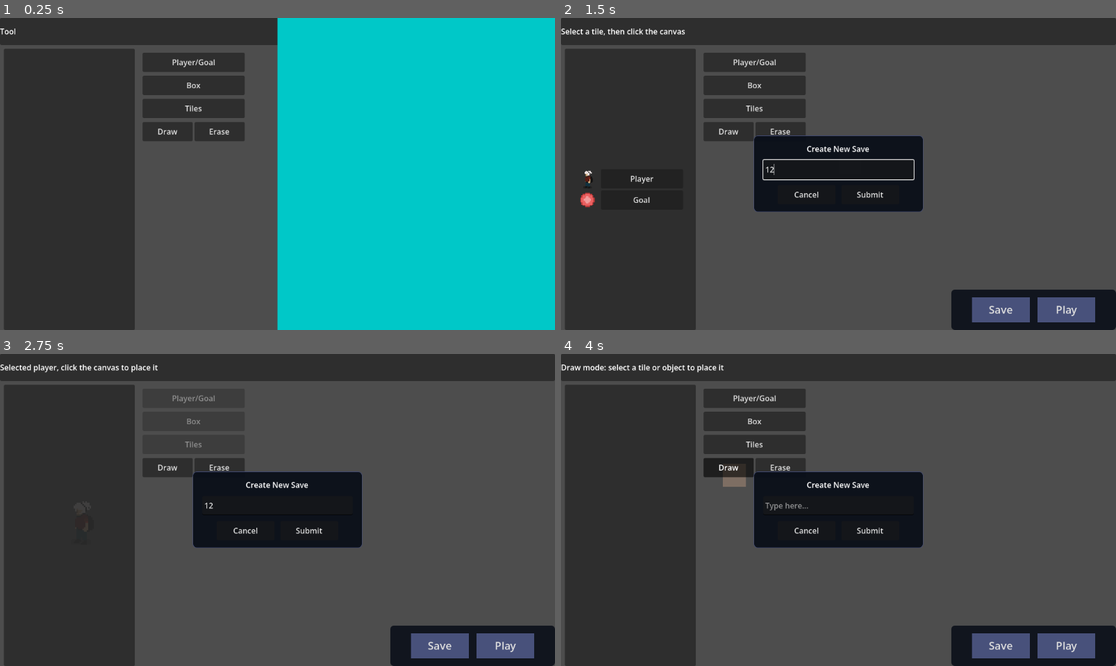
Above: before the commit, frames 1-4 (two rows, left to right).
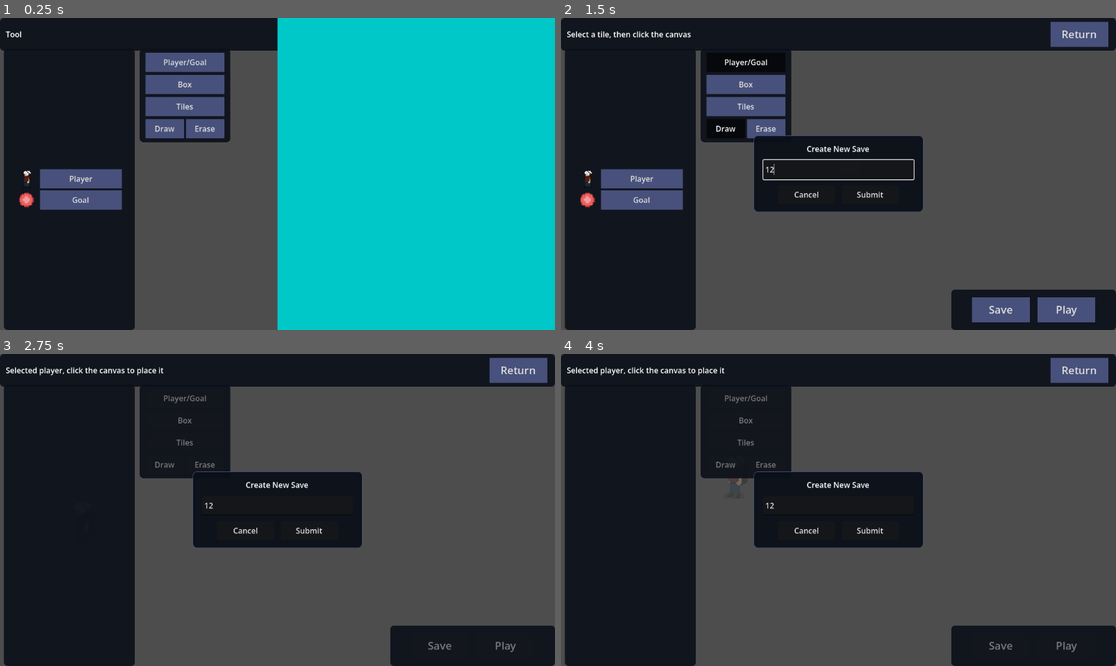
Above: after the commit, the same moments.

Repository: Death052/Kurogames_BoxTest
Game: Godot game, scene res://Scenes/Level Editor/level_editor.tscn
Same seed, same stepped clock (60 frames per second), same inputs: the game is played once before the commit and once after it. The project has no main scene, so this scene is started directly.
Inputs (mouse positions are in pixels of both pictures, inside the frame that each line leads up to):
- Up to frame 1 (0.25 s): no input
- Up to frame 2 (1.5 s): click "Save" at 0.5 s; click (838, 170) at 1.27 s; type "12" at 1.35 s
- Up to frame 3 (2.75 s): click "Player" at 2 s
- Up to frame 4 (4 s): click "Save" (after the commit: "Return") at 2.75 s; click (727, 466) at 3.5 s, where only the run before the commit has a clickable "Draw"

The runs differ from the first frame. In frame 1, 31% of the frame differs, in the area x 0-51%, y 0-100%; in frame 2, 36%; in frame 3, 38%; in frame 4, 38%, in the area x 0-100%, y 0-100%.

Commit message:
Added disabling and re-enabling of buttons
Will now forcefully disable buttons when adding objects into the scene

Diff:
--- a/kurogames-box-test/Scenes/Level Editor/box_goal_placing.gd
+++ b/kurogames-box-test/Scenes/Level Editor/box_goal_placing.gd
@@ -29,6 +29,9 @@
 func _place_box_location(colour : String) -> void:
 	# disable all buttons and interfaces
 	main_editor.disable_buttons_and_interfaces()
+	# make sure player can't press other buttons
+	main_editor.disable_all_buttons()
+
 	main_editor.selected_others = ""
 	# set tilepreview to the box sprite
 	if colour == "red":
@@ -117,6 +120,8 @@
 	# after placing the goal, resume normal operations
 	# reactivate all buttons
 	main_editor.enable_buttons_and_interfaces()
+	# make sure player can press other buttons
+	main_editor.enable_all_buttons()
 
 	main_editor.box_btn.button_pressed = true
 	main_editor.show_box_editor()
--- a/kurogames-box-test/Scenes/Level Editor/level_editor.gd
+++ b/kurogames-box-test/Scenes/Level Editor/level_editor.gd
@@ -110,6 +110,7 @@
 
 	# initially, default editor to the player menu
 	enable_buttons_and_interfaces()
+	draw_button.button_pressed = true
 	player_goal_btn.button_pressed = true
 	show_player_goal_editor()
 	saved_menu = currently_selected_btn
@@ -188,6 +189,20 @@
 
 	var tile_position: Vector2i = selected_layer.local_to_map(snapped_position)
 	selected_layer.set_cell(tile_position, selected_source_id, selected_atlas_coords)
+
+
+func disable_all_buttons():
+	erase_button.disabled = true
+	draw_button.disabled = true
+	save_button.disabled = true
+	play_button.disabled = true
+
+func enable_all_buttons():
+	erase_button.disabled = false
+	draw_button.disabled = false
+	save_button.disabled = false
+	play_button.disabled = false
+
 
 func _erase_mode() -> void:
 	is_erasing = true
@@ -203,6 +218,7 @@
 	mode_label.text = "Erase mode: click a tile or object to remove it"
 	# deactivate the menu on the left
 	saved_menu = currently_selected_btn
+	currently_selected_btn = -1
 	disable_buttons_and_interfaces()
 
 func _draw_mode() -> void:
@@ -214,13 +230,14 @@
 	# show the menu and default it to the previously chosen draw menu
 	enable_buttons_and_interfaces()
 	# check what was the previous menu
+	print("currently_selected_btn = ", currently_selected_btn)
+	if saved_menu == 0:
+		show_player_goal_editor()
+	elif saved_menu == 1:
+		show_box_editor()
+	elif saved_menu == 2:
+		show_tile_editor()
 	currently_selected_btn = saved_menu
-	if currently_selected_btn == 0:
-		show_player_goal_editor()
-	elif currently_selected_btn == 1:
-		show_box_editor()
-	elif currently_selected_btn == 2:
-		show_tile_editor()
 
 func _erase_at() -> void:
 	var erase_position := tile_preview.global_position
@@ -248,7 +265,7 @@
 	if currently_selected_btn != 2:
 		tiles_scroll_container.visible = true
 		currently_selected_btn = 2
-		box_btn.button_pressed = true
+		tiles_btn.button_pressed = true
 		deselect_other_components(currently_selected_btn)
 
 func show_player_goal_editor() -> void:
@@ -262,7 +279,7 @@
 	if currently_selected_btn != 1:
 		box_editor_center_container.visible = true
 		currently_selected_btn = 1
-		tiles_btn.button_pressed = true
+		box_btn.button_pressed = true
 		deselect_other_components(currently_selected_btn)
 
 func deselect_other_components(current_button : int) -> void:
--- a/kurogames-box-test/Scenes/Level Editor/level_editor.tscn
+++ b/kurogames-box-test/Scenes/Level Editor/level_editor.tscn
@@ -4,10 +4,12 @@
 [ext_resource type="TileSet" uid="uid://cv6y6cg5mapl7" path="res://Sprites/Tilesets/Colliding.tres" id="2_colliding"]
 [ext_resource type="TileSet" uid="uid://b0765sao1ikyd" path="res://Sprites/Tilesets/NotColliding.tres" id="3_not_colliding"]
 [ext_resource type="Texture2D" uid="uid://xeld0mrjlpxe" path="res://Sprites/Editor/TilePlacceRef.png" id="4_0wrth"]
+[ext_resource type="StyleBox" uid="uid://bpppbkc6lujol" path="res://Systems/style_box_dark.tres" id="5_1t7rw"]
 [ext_resource type="Texture2D" uid="uid://rl6l28orm1q5" path="res://Sprites/Entities/box_goal_red_1.png" id="5_xlnsc"]
 [ext_resource type="Texture2D" uid="uid://dl4bdt112f47d" path="res://Sprites/Entities/box_red_1.png" id="5_yfyhu"]
 [ext_resource type="Texture2D" uid="uid://c358h6ru824ct" path="res://Sprites/Entities/box_goal_yellow_1.png" id="6_6bweo"]
 [ext_resource type="Texture2D" uid="uid://c31snrtar1dr3" path="res://Sprites/Entities/box_yellow_1.png" id="6_c2pho"]
+[ext_resource type="StyleBox" uid="uid://c81fjufv2d5e8" path="res://Systems/Button_Normal.tres" id="6_qwbos"]
 [ext_resource type="Texture2D" uid="uid://ynsd4d1o43mu" path="res://Sprites/Entities/box_blue_1.png" id="7_fntvi"]
 [ext_resource type="Texture2D" uid="uid://b3ueh31ovakhf" path="res://Sprites/Entities/box_goal_blue_1.png" id="7_sauus"]
 [ext_resource type="Texture2D" uid="uid://7daw4f74ywlq" path="res://Sprites/Entities/player_icon.png" id="11_sauus"]
@@ -17,20 +19,6 @@
 [ext_resource type="Script" uid="uid://dysj7yfme5fm7" path="res://Scenes/Level Editor/box_goal_placing.gd" id="15_lepmc"]
 [ext_resource type="Script" uid="uid://dd3f8ga8pk3ph" path="res://Scenes/others_placing.gd" id="16_pv6ap"]
 [ext_resource type="Script" uid="uid://b4hdcpsk8wju2" path="res://Scenes/Level Editor/load_level_into_editor.gd" id="17_6s5a1"]
-
-[sub_resource type="StyleBoxFlat" id="StyleBoxFlat_1op21"]
-content_margin_left = 12.0
-content_margin_top = 8.0
-content_margin_right = 12.0
-content_margin_bottom = 8.0
-bg_color = Color(0.04, 0.06, 0.1, 0.9)
-corner_radius_top_left = 8
-corner_radius_top_right = 8
-corner_radius_bottom_right = 8
-corner_radius_bottom_left = 8
-
-[sub_resource type="StyleBoxFlat" id="StyleBoxFlat_lepmc"]
-bg_color = Color(0.28194702, 0.3177633, 0.4809339, 1)
 
 [sub_resource type="StyleBoxFlat" id="StyleBoxFlat_pv6ap"]
 bg_color = Color(0.28235295, 0.31764707, 0.48235294, 1)
@@ -124,7 +112,7 @@
 custom_minimum_size = Vector2(300, 0)
 layout_mode = 2
 mouse_filter = 2
-theme_override_styles/panel = SubResource("StyleBoxFlat_1op21")
+theme_override_styles/panel = ExtResource("5_1t7rw")
 
 [node name="MarginContainer" type="MarginContainer" parent="Interface/SaveLoadMarginContainer/PanelContainer" unique_id=1870666399]
 layout_mode = 2
@@ -144,7 +132,7 @@
 custom_minimum_size = Vector2(120, 52)
 layout_mode = 2
 theme_override_font_sizes/font_size = 22
-theme_override_styles/normal = SubResource("StyleBoxFlat_lepmc")
+theme_override_styles/normal = ExtResource("6_qwbos")
 text = "Save"
 
 [node name="Play" type="Button" parent="Interface/SaveLoadMarginContainer/PanelContainer/MarginContainer/HBoxContainer" unique_id=205384531]
@@ -159,18 +147,32 @@
 [node name="TopBar" type="PanelContainer" parent="Interface" unique_id=892561372]
 offset_right = 1152.0
 offset_bottom = 56.0
-
-[node name="ModeLabel" type="Label" parent="Interface/TopBar" unique_id=782445321]
-unique_name_in_owner = true
+theme_override_styles/panel = ExtResource("5_1t7rw")
+
+[node name="HBoxContainer" type="HBoxContainer" parent="Interface/TopBar" unique_id=561220331]
+layout_mode = 2
+
+[node name="ModeLabel" type="Label" parent="Interface/TopBar/HBoxContainer" unique_id=782445321]
+unique_name_in_owner = true
+custom_minimum_size = Vector2(1000, 0)
 layout_mode = 2
 text = "Tool"
 vertical_alignment = 1
+
+[node name="Save" type="Button" parent="Interface/TopBar/HBoxContainer" unique_id=1175832872]
+custom_minimum_size = Vector2(120, 52)
+layout_mode = 2
+theme_override_font_sizes/font_size = 22
+theme_override_styles/normal = ExtResource("6_qwbos")
+text = "Return
+"
 
 [node name="PalettePanel" type="PanelContainer" parent="Interface" unique_id=809711709]
 offset_left = 8.0
 offset_top = 64.0
 offset_right = 280.0
 offset_bottom = 648.0
+theme_override_styles/panel = ExtResource("5_1t7rw")
 
 [node name="ScrollContainer" type="ScrollContainer" parent="Interface/PalettePanel" unique_id=739499007]
 unique_name_in_owner = true
@@ -203,6 +205,7 @@
 unique_name_in_owner = true
 custom_minimum_size = Vector2(170.395, 40)
 layout_mode = 2
+theme_override_styles/normal = ExtResource("6_qwbos")
 text = "Red Box"
 
 [node name="HBoxYellow" type="HBoxContainer" parent="Interface/PalettePanel/BoxCenterContainer/HBoxBoxes" unique_id=1028071004]
@@ -218,6 +221,7 @@
 unique_name_in_owner = true
 custom_minimum_size = Vector2(170.395, 40)
 layout_mode = 2
+theme_override_styles/normal = ExtResource("6_qwbos")
 text = "Yellow Box"
 
 [node name="HBoxBlue" type="HBoxContainer" parent="Interface/PalettePanel/BoxCenterContainer/HBoxBoxes" unique_id=345898153]
@@ -233,6 +237,7 @@
 unique_name_in_owner = true
 custom_minimum_size = Vector2(170.395, 40)
 layout_mode = 2
+theme_override_styles/normal = ExtResource("6_qwbos")
 text = "Blue Box"
 
 [node name="HBoxNormal" type="HBoxContainer" parent="Interface/PalettePanel/BoxCenterContainer/HBoxBoxes" unique_id=2105626208]
@@ -248,12 +253,12 @@
 unique_name_in_owner = true
 custom_minimum_size = Vector2(170.395, 40)
 layout_mode = 2
+theme_override_styles/normal = ExtResource("6_qwbos")
 text = "Normal Box
 "
 
 [node name="PlayerGoalCenterContainer" type="CenterContainer" parent="Interface/PalettePanel" unique_id=1473895333]
 unique_name_in_owner = true
-visible = false
 layout_mode = 2
 
 [node name="HBoxBoxes" type="VBoxContainer" parent="Interface/PalettePanel/PlayerGoalCenterContainer" unique_id=1603908021]
@@ -273,6 +278,7 @@
 unique_name_in_owner = true
 custom_minimum_size = Vector2(170.395, 40)
 layout_mode = 2
+theme_override_styles/normal = ExtResource("6_qwbos")
 text = "Player"
 
 [node name="HBoxYellow" type="HBoxContainer" parent="Interface/PalettePanel/PlayerGoalCenterContainer/HBoxBoxes" unique_id=1023556474]
@@ -289,50 +295,65 @@
 unique_name_in_owner = true
 custom_minimum_size = Vector2(170.395, 40)
 layout_mode = 2
+theme_override_styles/normal = ExtResource("6_qwbos")
 text = "Goal
 "
 
-[node name="ObjectTools" type="VBoxContainer" parent="Interface" unique_id=540618384]
-offset_left = 296.0
-offset_top = 72.0
-offset_right = 400.0
-offset_bottom = 220.0
-theme_override_constants/separation = 8
-
-[node name="PlayerGoalButton" type="Button" parent="Interface/ObjectTools" unique_id=232398151]
-unique_name_in_owner = true
-custom_minimum_size = Vector2(104, 40)
-layout_mode = 2
+[node name="PanelContainer" type="PanelContainer" parent="Interface" unique_id=1038285818]
+custom_minimum_size = Vector2(150, 0)
+offset_left = 290.0
+offset_top = 64.0
+offset_right = 478.00006
+offset_bottom = 258.0
+mouse_filter = 2
+theme_override_styles/panel = ExtResource("5_1t7rw")
+
+[node name="ObjectTools" type="VBoxContainer" parent="Interface/PanelContainer" unique_id=540618384]
+layout_mode = 2
+theme_override_constants/separation = 6
+
+[node name="PlayerGoalButton" type="Button" parent="Interface/PanelContainer/ObjectTools" unique_id=232398151]
+unique_name_in_owner = true
+custom_minimum_size = Vector2(80, 40)
+layout_mode = 2
+theme_override_styles/normal = ExtResource("6_qwbos")
+toggle_mode = true
 text = "Player/Goal"
 
-[node name="BoxButton" type="Button" parent="Interface/ObjectTools" unique_id=980899782]
-unique_name_in_owner = true
-custom_minimum_size = Vector2(104, 40)
-layout_mode = 2
+[node name="BoxButton" type="Button" parent="Interface/PanelContainer/ObjectTools" unique_id=980899782]
+unique_name_in_owner = true
+custom_minimum_size = Vector2(80, 40)
+layout_mode = 2
+theme_override_styles/normal = ExtResource("6_qwbos")
+toggle_mode = true
 text = "Box"
 
-[node name="Tiles" type="Button" parent="Interface/ObjectTools" unique_id=1013166456]
-unique_name_in_owner = true
-custom_minimum_size = Vector2(104, 40)
-layout_mode = 2
+[node name="Tiles" type="Button" parent="Interface/PanelContainer/ObjectTools" unique_id=1013166456]
+unique_name_in_owner = true
+custom_minimum_size = Vector2(80, 40)
+layout_mode = 2
+theme_override_styles/normal = ExtResource("6_qwbos")
 toggle_mode = true
 text = "Tiles"
 
-[node name="HBoxContainer" type="HBoxContainer" parent="Interface/ObjectTools" unique_id=1254608935]
-layout_mode = 2
-
-[node name="Draw" type="Button" parent="Interface/ObjectTools/HBoxContainer" unique_id=802960104]
-unique_name_in_owner = true
-custom_minimum_size = Vector2(104, 40)
-layout_mode = 2
+[node name="HBoxContainer" type="HBoxContainer" parent="Interface/PanelContainer/ObjectTools" unique_id=1254608935]
+layout_mode = 2
+alignment = 1
+
+[node name="Draw" type="Button" parent="Interface/PanelContainer/ObjectTools/HBoxContainer" unique_id=802960104]
+unique_name_in_owner = true
+custom_minimum_size = Vector2(80, 40)
+layout_mode = 2
+theme_override_styles/normal = ExtResource("6_qwbos")
 toggle_mode = true
 text = "Draw
 "
 
-[node name="Erase2" type="Button" parent="Interface/ObjectTools/HBoxContainer" unique_id=1199581316]
-unique_name_in_owner = true
-custom_minimum_size = Vector2(104, 40)
-layout_mode = 2
+[node name="Erase2" type="Button" parent="Interface/PanelContainer/ObjectTools/HBoxContainer" unique_id=1199581316]
+unique_name_in_owner = true
+custom_minimum_size = Vector2(80, 40)
+layout_mode = 2
+theme_override_styles/normal = ExtResource("6_qwbos")
 toggle_mode = true
 text = "Erase
 "
--- a/kurogames-box-test/Scenes/others_placing.gd
+++ b/kurogames-box-test/Scenes/others_placing.gd
@@ -11,13 +11,12 @@
 @export var goal_texture : Texture2D
 @export var normal_box_texture : Texture2D
 
-# Called when the node enters the scene tree for the first time.
-func _ready() -> void:
-	pass # Replace with function body.
-
 
 func _place_other_location(object_type: String) -> void:
 	main_editor.disable_buttons_and_interfaces()
+	# make sure player can't press other buttons
+	main_editor.disable_all_buttons()
+
 	main_editor.selected_layer = null
 	main_editor.selected_box_colour = ""
 	main_editor.selected_goal_colour = ""
@@ -56,6 +55,9 @@
 		return
 
 	main_editor.enable_buttons_and_interfaces()
+	# make sure player can press other buttons
+	main_editor.enable_all_buttons()
+
 	if main_editor.selected_others == "player" || main_editor.selected_others == "goal":
 		main_editor.show_player_goal_editor()
 	if main_editor.selected_others == "normal_box":
--- /dev/null
+++ b/kurogames-box-test/Systems/Button_Normal.tres
@@ -0,0 +1,4 @@
+[gd_resource type="StyleBoxFlat" format=3 uid="uid://c81fjufv2d5e8"]
+
+[resource]
+bg_color = Color(0.28194702, 0.3177633, 0.4809339, 1)
--- /dev/null
+++ b/kurogames-box-test/Systems/style_box_dark.tres
@@ -0,0 +1,12 @@
+[gd_resource type="StyleBoxFlat" format=3 uid="uid://bpppbkc6lujol"]
+
+[resource]
+content_margin_left = 12.0
+content_margin_top = 8.0
+content_margin_right = 12.0
+content_margin_bottom = 8.0
+bg_color = Color(0.04, 0.06, 0.1, 0.9)
+corner_radius_top_left = 8
+corner_radius_top_right = 8
+corner_radius_bottom_right = 8
+corner_radius_bottom_left = 8
